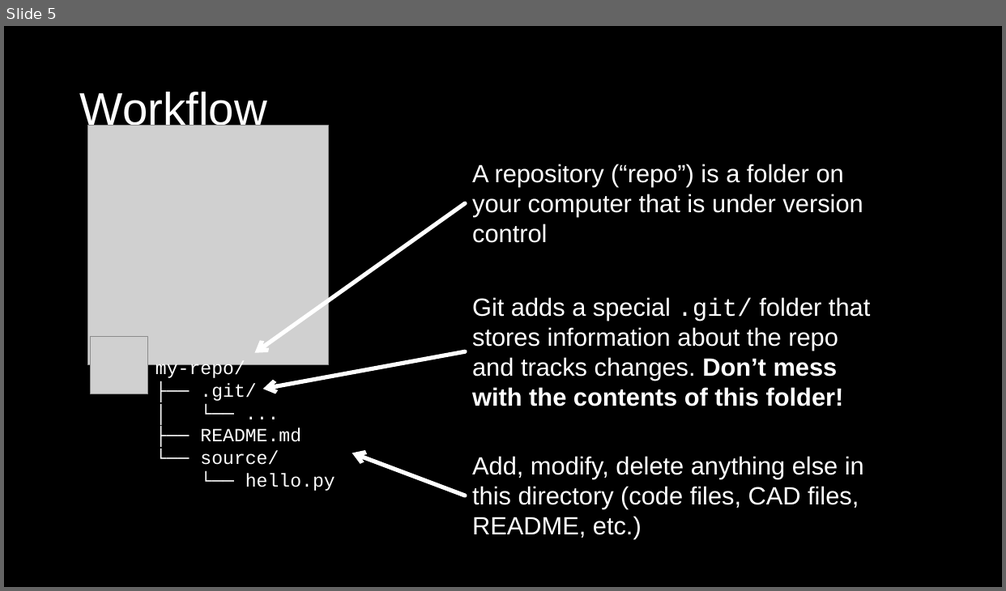
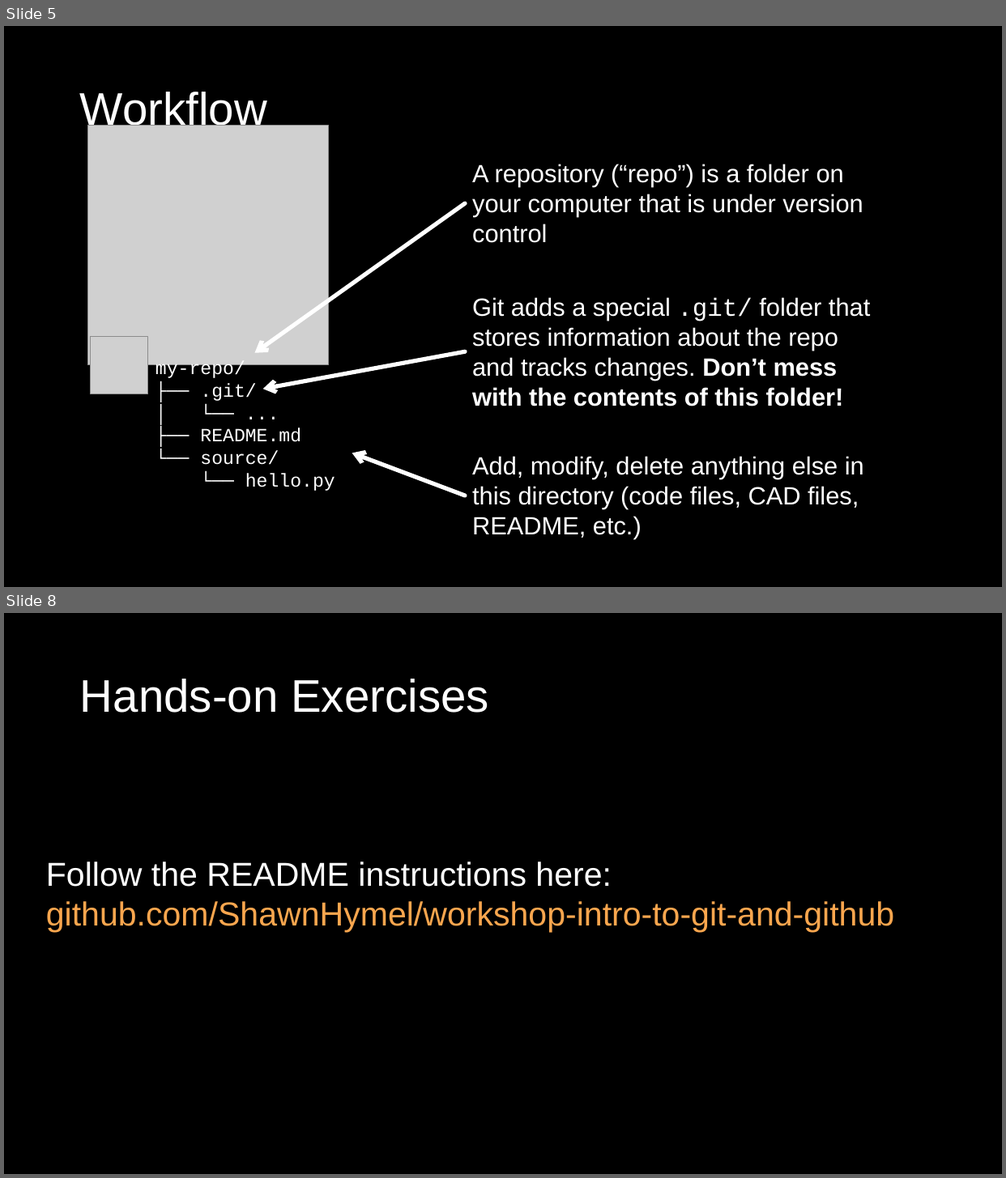
Before and after one commit to ShawnHymel/workshop-intro-to-git-and-github, a slide deck: slides/intro-to-git-and-github.pptx. Shown one above the other, each under a label of ours: slide 5 before the commit, slides 5 and 8 after it; the slides between them are not shown. The pictures are 1006x591 and 1006x1178 pixels, drawn with LibreOffice and Linux fonts; fonts in the diff are those of the drawing; grey boxes stand for pictures. Boxes give left, top, right and bottom in pixels: in the first picture for what was removed or moved away, otherwise in the second. Text is boxed around its words. In the diff, an @@ line names an element or a change of style, - is before the commit and + after.

```diff
--- a/slides/intro-to-git-and-github.pptx
+++ b/slides/intro-to-git-and-github.pptx
@@ slide 8 added at <box>4,613,1002,1174</box>, background #000000 @@
@@ title added at <box>80,679,489,713</box>, 44 pt, text #FFFFFF @@
+Hands-on Exercises
@@ text added at <box>46,862,894,933</box>, 32 pt, text #F9A64E @@
+Follow the README instructions here: github.com/ShawnHymel/workshop-intro-to-git-and-github
```
Also in this commit, not shown: 2 other slides added, 1 slide removed, 32 other files.
